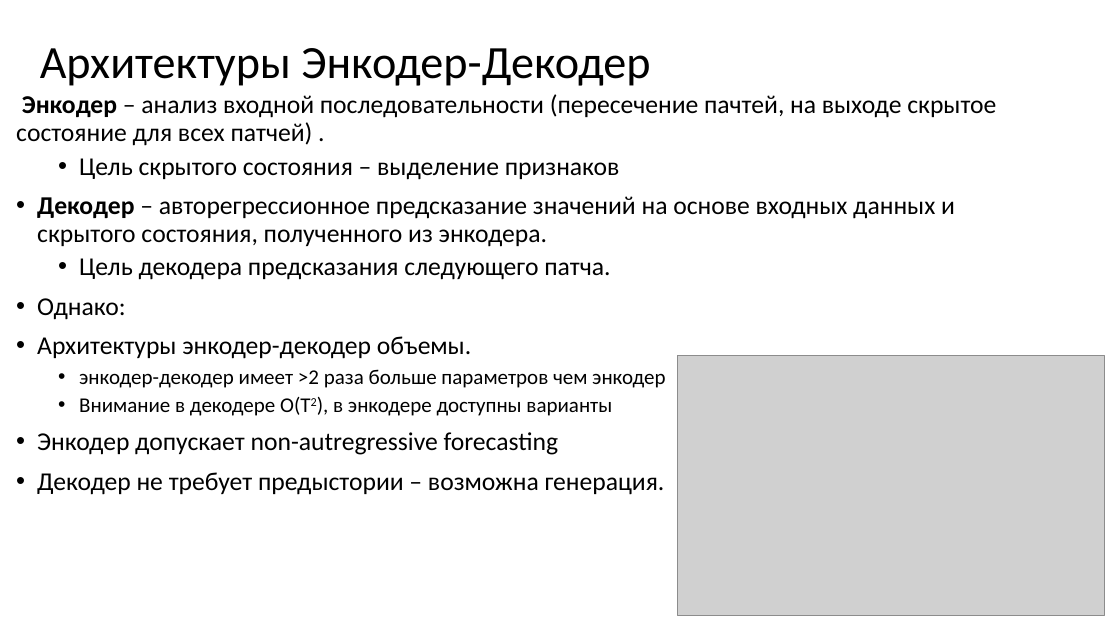
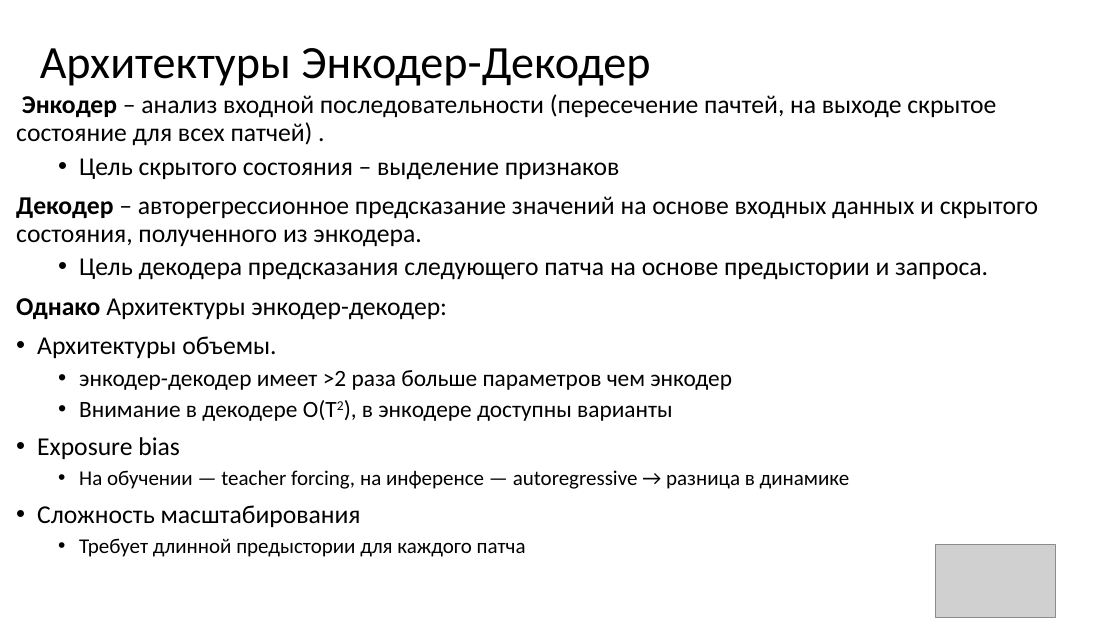
Before and after one commit to MVRonkin/TimeSeriesCourse, a slide deck: slide 15 of 2025/LEC/07-3 Transformers.pptx. Drawn at 1120x630 pixels with LibreOffice and Linux fonts; fonts in the diff are those of the drawing; grey boxes stand for pictures. Boxes give left, top, right and bottom in pixels: in the first picture for what was removed or moved away, otherwise in the second. Text is boxed around its words. In the diff, an @@ line names an element or a change of style, - is before the commit and + after.

```diff
--- a/2025/LEC/07-3 Transformers.pptx
+++ b/2025/LEC/07-3 Transformers.pptx
@@ text at (16, 196, 1038, 421): size 18 to 20 pt in "энкодер-декодер имеет >2 раза больше параметров чем ...", "Внимание в декодере O(T2), в энкодере доступны ..."; bullet • to none @@
@@ text at (16, 258, 988, 358): text changed @@
-  • Цель декодера предсказания следующего патча.
-• Однако:
-• Архитектуры энкодер-декодер объемы.
+  • Цель декодера предсказания следующего патча на основе предыстории и запроса.
+Однако Архитектуры энкодер-декодер:
+• Архитектуры объемы.
@@ picture removed at (678, 355, 1105, 615) @@
@@ text at (37, 437, 850, 557): text changed; size 22 to 18 pt @@
-• Энкодер допускает non-autregressive forecasting
-• Декодер не требует предыстории – возможна генерация.
+• Exposure bias
+  • На обучении — teacher forcing, на инференсе — autoregressive → разница в динамике
+• Сложность масштабирования
+  • Требует длинной предыстории для каждого патча
@@ picture added at (936, 544, 1055, 617) @@
```
Also in this commit, not shown: 5 other slides changed, 1 slide added, 1 slide removed.
